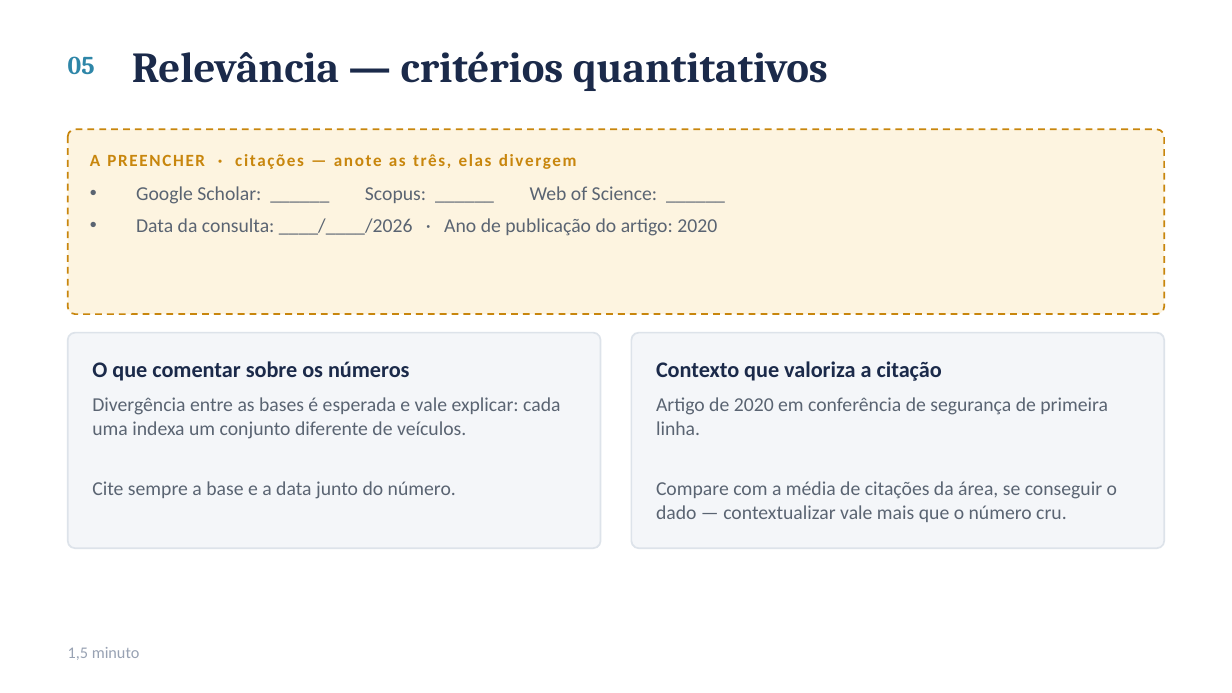
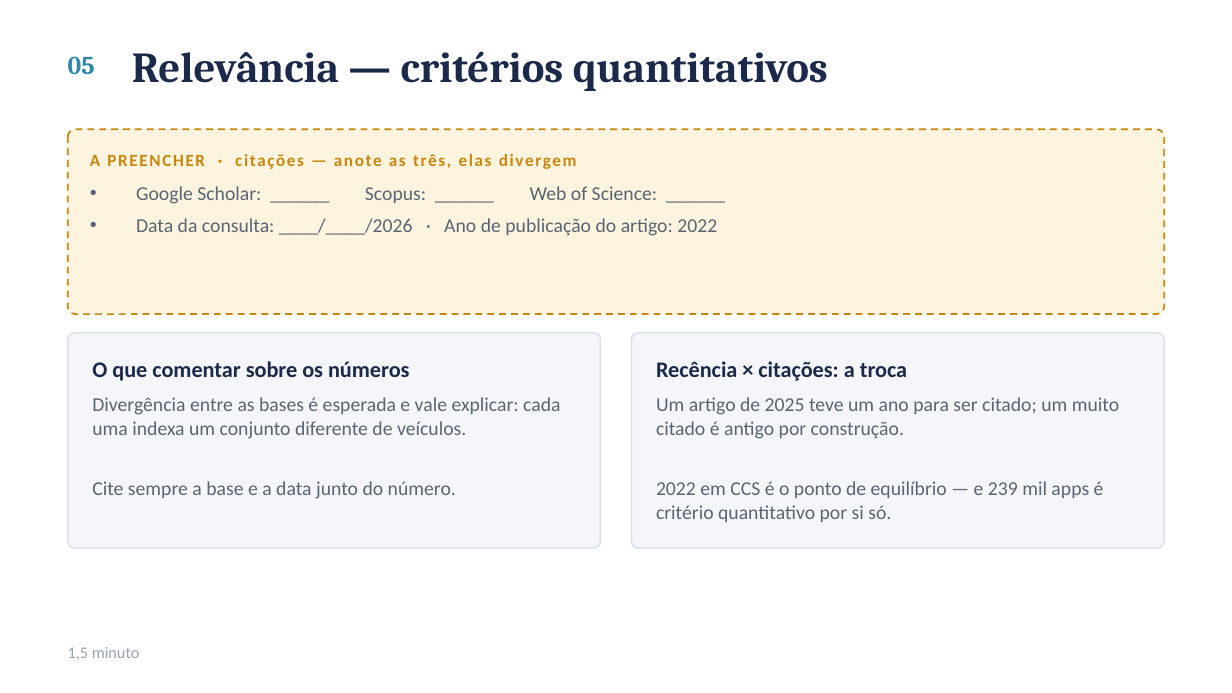
Before and after one commit to ClaudioAMF1/TCC, a slide deck: slide 6 of seminario/seminario-analise-de-artigo.pptx. Drawn at 1232x693 pixels with LibreOffice and Linux fonts; fonts in the diff are those of the drawing. Boxes give left, top, right and bottom in pixels: in the first picture for what was removed or moved away, otherwise in the second. Text is boxed around its words. In the diff, an @@ line names an element or a change of style, - is before the commit and + after.

```diff
--- a/seminario/seminario-analise-de-artigo.pptx
+++ b/seminario/seminario-analise-de-artigo.pptx
@@ text at (136, 218, 717, 236): text changed @@
-• Data da consulta: ____/____/2026 · Ano de publicação do artigo: 2020
+• Data da consulta: ____/____/2026 · Ano de publicação do artigo: 2022
@@ text at (656, 361, 907, 381): text changed @@
-Contexto que valoriza a citação
+Recência × citações: a troca
@@ text at (656, 397, 1119, 522): text changed @@
-Artigo de 2020 em conferência de segurança de primeira linha.
-Compare com a média de citações da área, se conseguir o dado — contextualizar vale mais que o número cru.
+Um artigo de 2025 teve um ano para ser citado; um muito citado é antigo por construção.
+2022 em CCS é o ponto de equilíbrio — e 239 mil apps é critério quantitativo por si só.
```
Also in this commit, not shown: 2 other slides changed, 2 other files.
